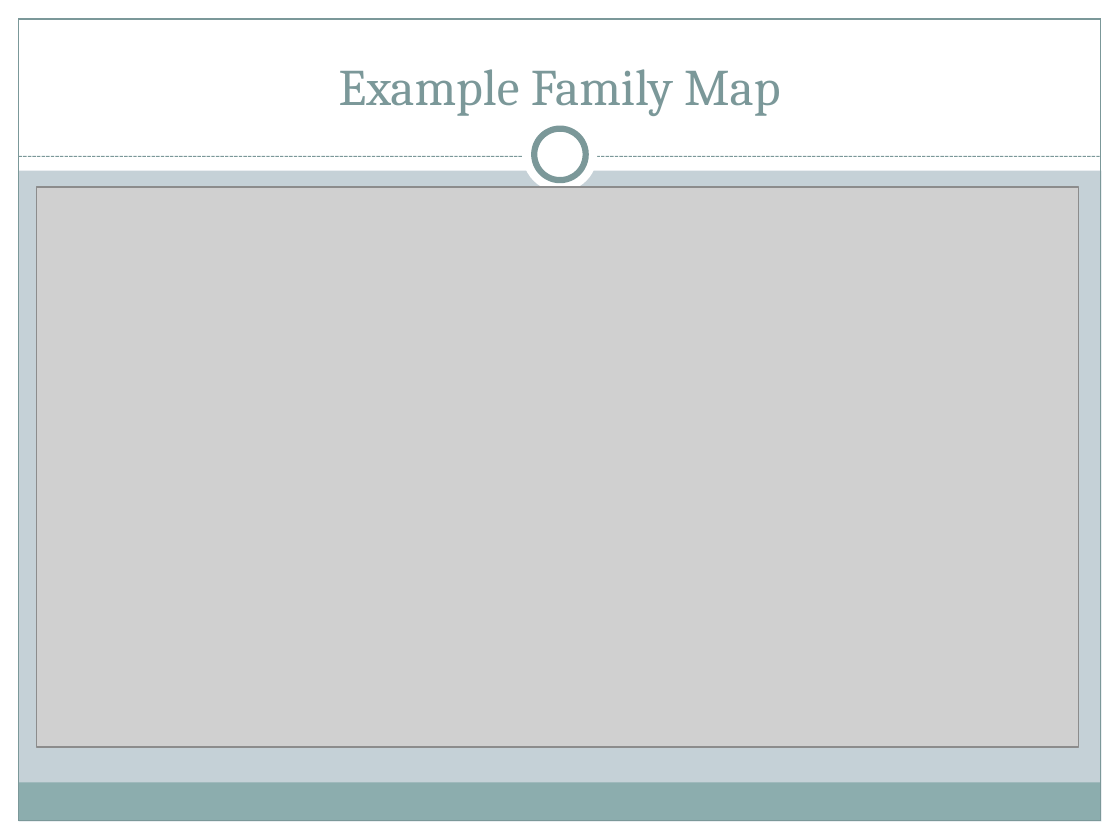
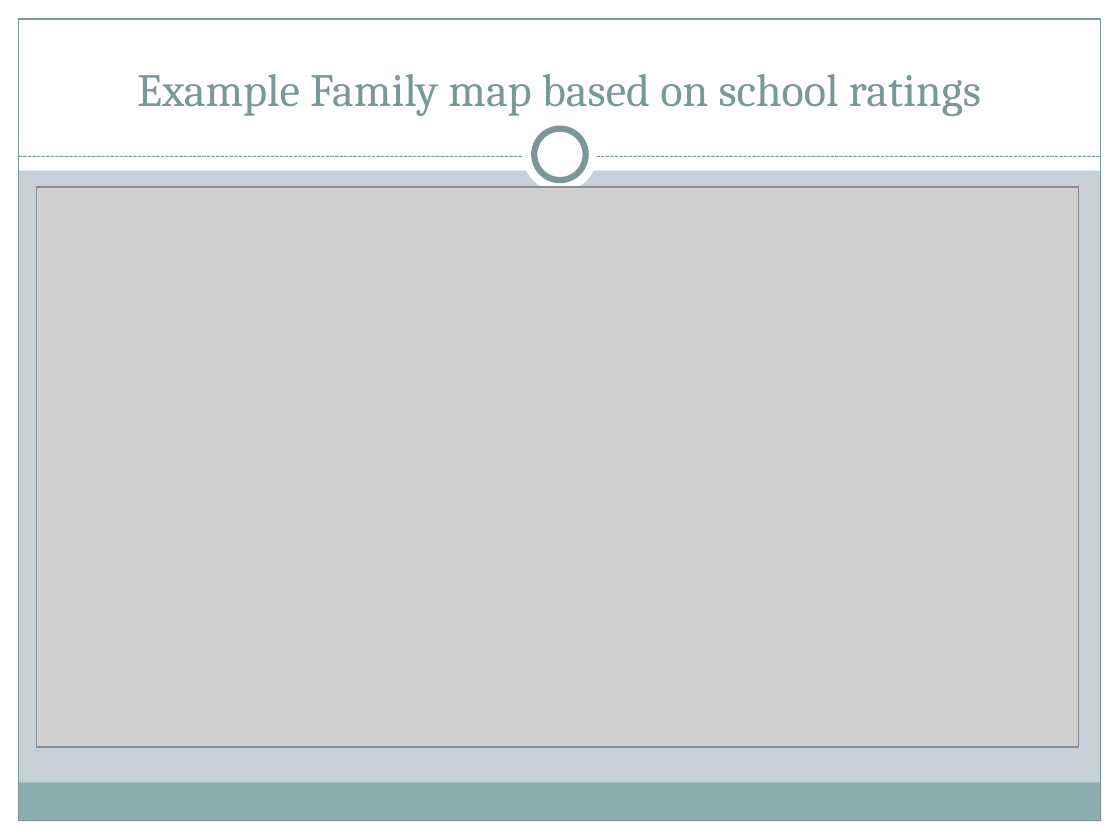
Before and after one commit to JoeDReynolds/yrelocate, a slide deck: slide 5 of Project One Presentation.pptx. Drawn at 1120x840 pixels with LibreOffice and Linux fonts; fonts in the diff are those of the drawing; grey boxes stand for pictures. Boxes give left, top, right and bottom in pixels: in the first picture for what was removed or moved away, otherwise in the second. Text is boxed around its words. In the diff, an @@ line names an element or a change of style, - is before the commit and + after.

```diff
--- a/Project One Presentation.pptx
+++ b/Project One Presentation.pptx
@@ title at box(137, 74, 981, 116): text changed; size 33 to 29.7 pt @@
-Example Family Map
+Example Family map based on school ratings
```
Also in this commit, not shown: 3 other slides changed, 2 other files.
